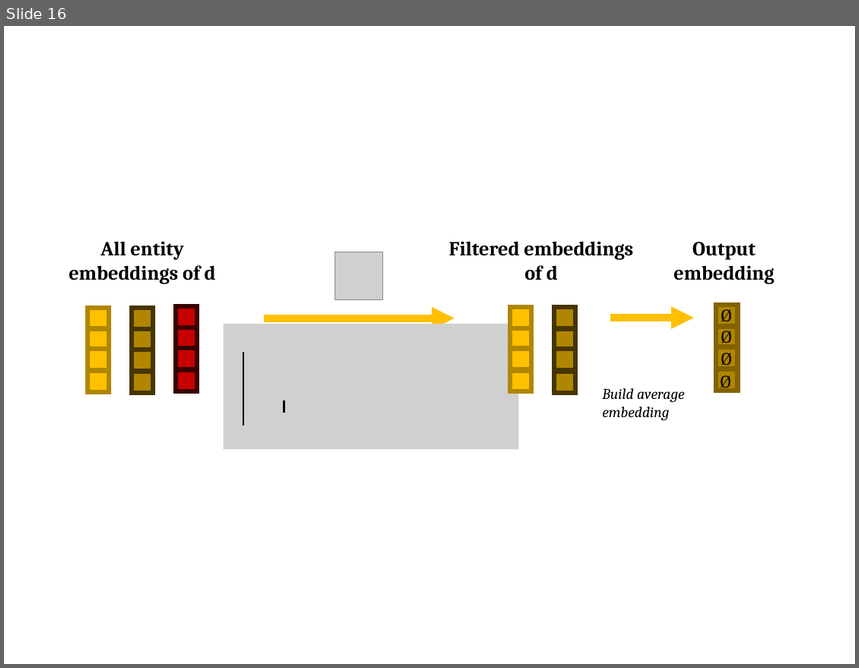
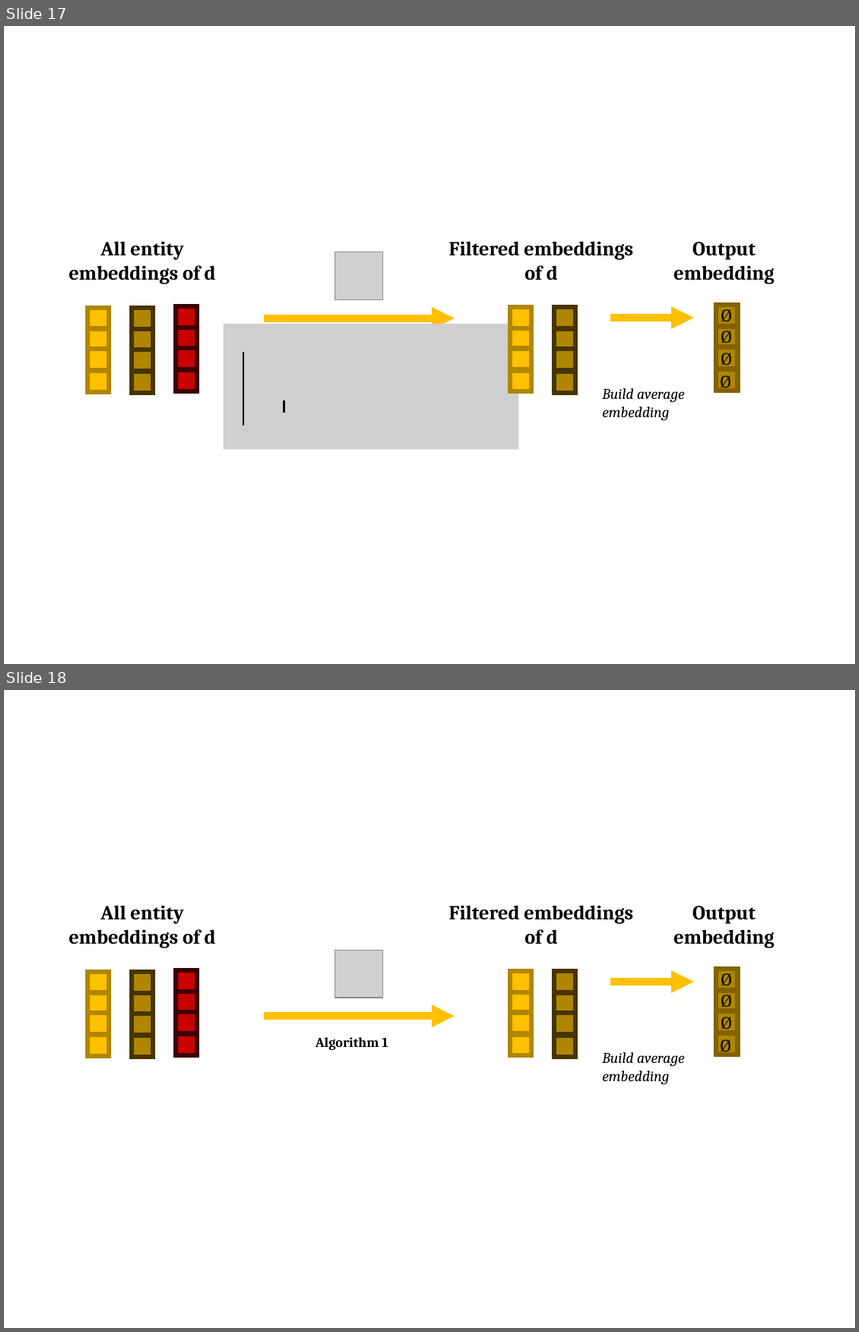
Before and after one commit to gsindlinger/Dense_Retrieval_With_Entities_Seminar, a slide deck: Präsentation.pptx. Shown one above the other, each under a label of ours: slide 16 before the commit, slides 17 and 18 after it. The pictures are 859x668 and 859x1332 pixels, drawn with LibreOffice and Linux fonts; fonts in the diff are those of the drawing; grey boxes stand for pictures. Boxes give left, top, right and bottom in pixels: in the first picture for what was removed or moved away, otherwise in the second. Text is boxed around its words. In the diff, an @@ line names an element or a change of style, - is before the commit and + after.

```diff
--- a/Präsentation.pptx
+++ b/Präsentation.pptx
@@ slide 18 added at box(4, 690, 855, 1328), background #FFFFFF @@
@@ text added at box(69, 905, 216, 948), 16 pt, text #000000, bold @@
+All entity embeddings of d
@@ text added at box(449, 905, 633, 945), 16 pt, text #000000, bold @@
+Filtered embeddings of d
@@ text added at box(674, 906, 774, 948), 16 pt, text #000000, bold @@
+Output embedding
@@ picture added at box(335, 951, 383, 998) @@
@@ group added at box(88, 972, 108, 1056): 4 rectangles @@
@@ group added at box(132, 972, 154, 1058): 4 rectangles @@
@@ group added at box(176, 970, 198, 1056): 4 rectangles @@
@@ group added at box(510, 971, 531, 1056): 4 rectangles @@
@@ group added at box(554, 971, 576, 1058): 4 rectangles @@
@@ arrow added from (610, 982) to (694, 982), #FFC000 6 pt @@
@@ arrow added from (263, 1016) to (455, 1016), #FFC000 6 pt @@
@@ text added at box(316, 1037, 388, 1050), 11 pt, text #000000, bold @@
+Algorithm 1
@@ text added at box(602, 1053, 685, 1085), 12 pt, text #000000, italic @@
+Build average embedding
@@ group added at box(716, 969, 738, 1055): 4 rectangles, 4 texts @@
+Ø
+Ø
+Ø
+Ø
@@ what was slide 16 is now slide 17 @@
```
Also in this commit, not shown: 3 slides changed, 1 other slide added, 10 other files.
